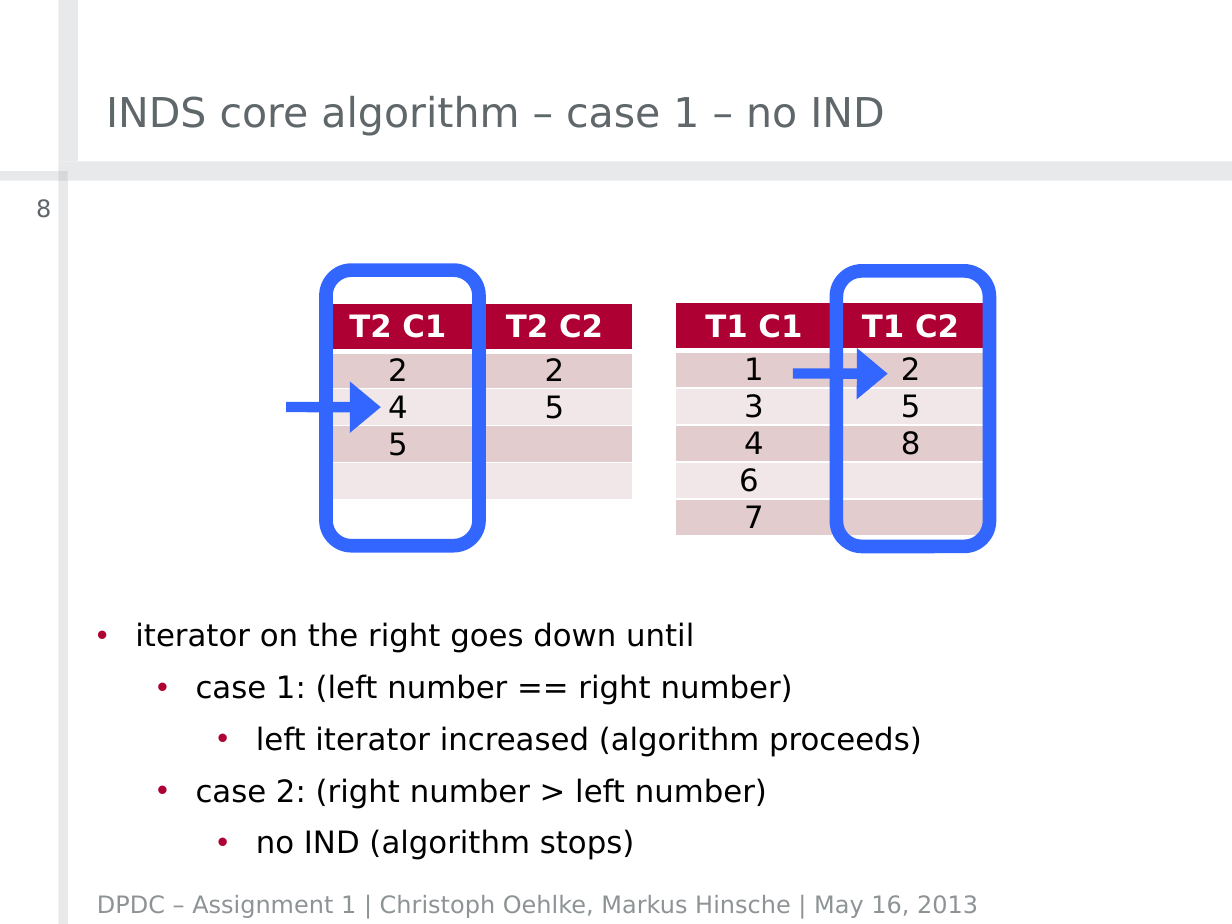
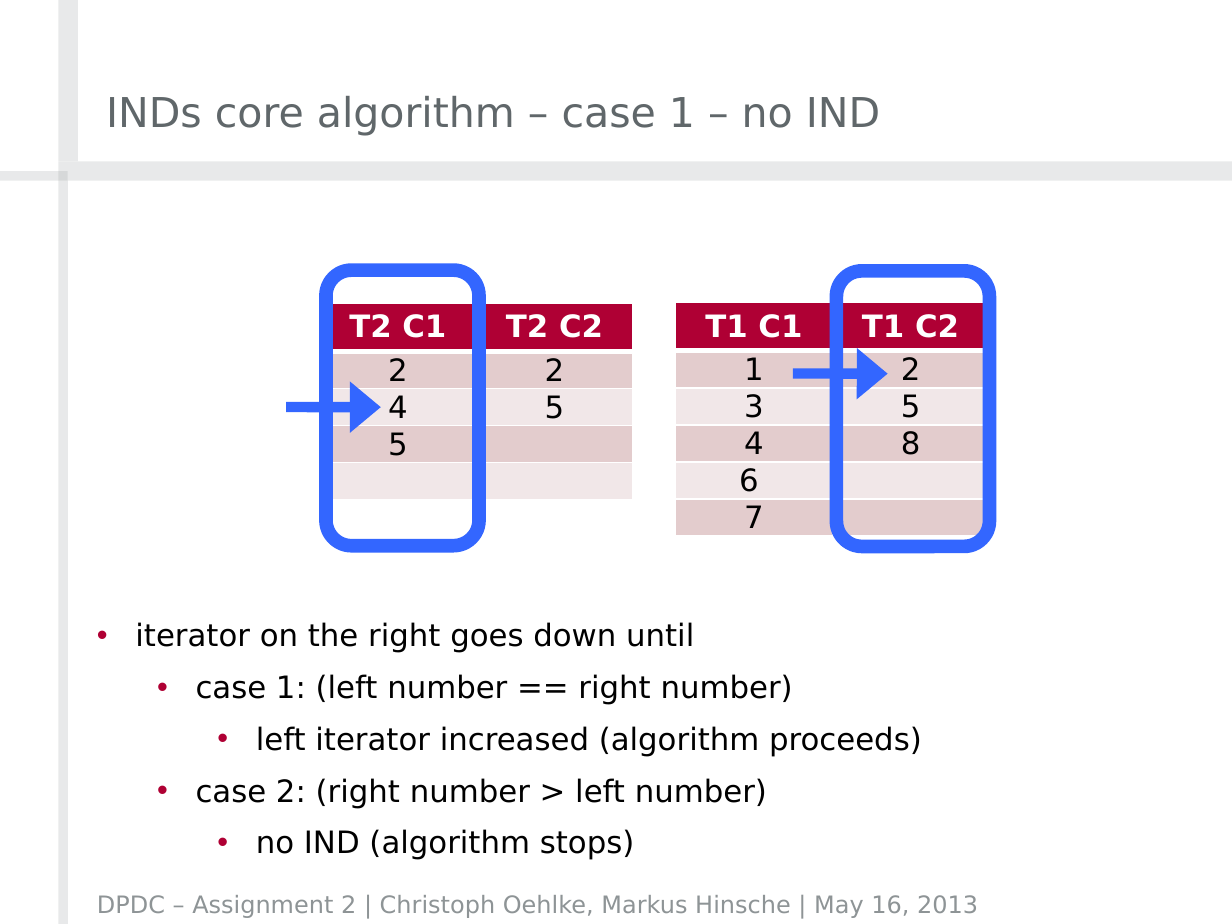
Before and after one commit to crizzy/dpdc-exercises, a slide deck: slide 18 of exercise2/DPDCAssignment2Group01.pptx (slide 8 before the commit). Drawn at 1232x924 pixels with LibreOffice and Linux fonts; fonts in the diff are those of the drawing; background and template pictures are left out. Boxes give left, top, right and bottom in pixels: in the first picture for what was removed or moved away, otherwise in the second. Text is boxed around its words. In the diff, an @@ line names an element or a change of style, - is before the commit and + after.

```diff
--- a/exercise2/DPDCAssignment2Group01.pptx
+++ b/exercise2/DPDCAssignment2Group01.pptx
@@ title at [106,96,880,136]: text changed @@
-INDS core algorithm – case 1 – no IND
+INDs core algorithm – case 1 – no IND
@@ page number removed at [36,199,51,218] @@
-8
@@ text at [97,895,978,918]: text changed @@
-DPDC – Assignment 1 | Christoph Oehlke, Markus Hinsche | May 16, 2013
+DPDC – Assignment 2 | Christoph Oehlke, Markus Hinsche | May 16, 2013
```
Also in this commit, not shown: 14 other slides changed, 12 slides added, 2 slides removed, 1 other file.
